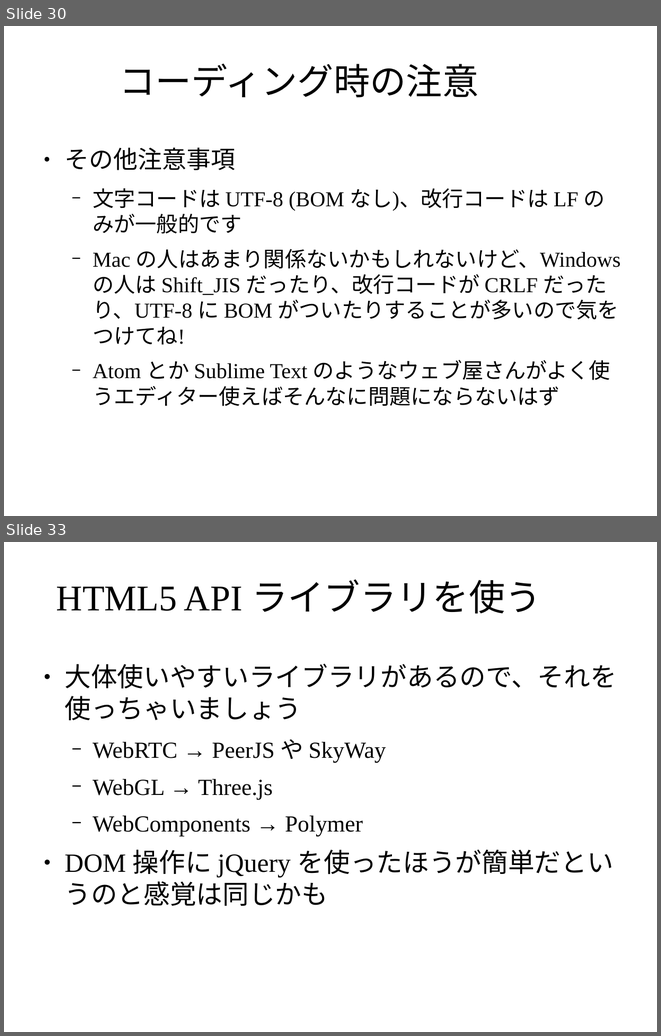
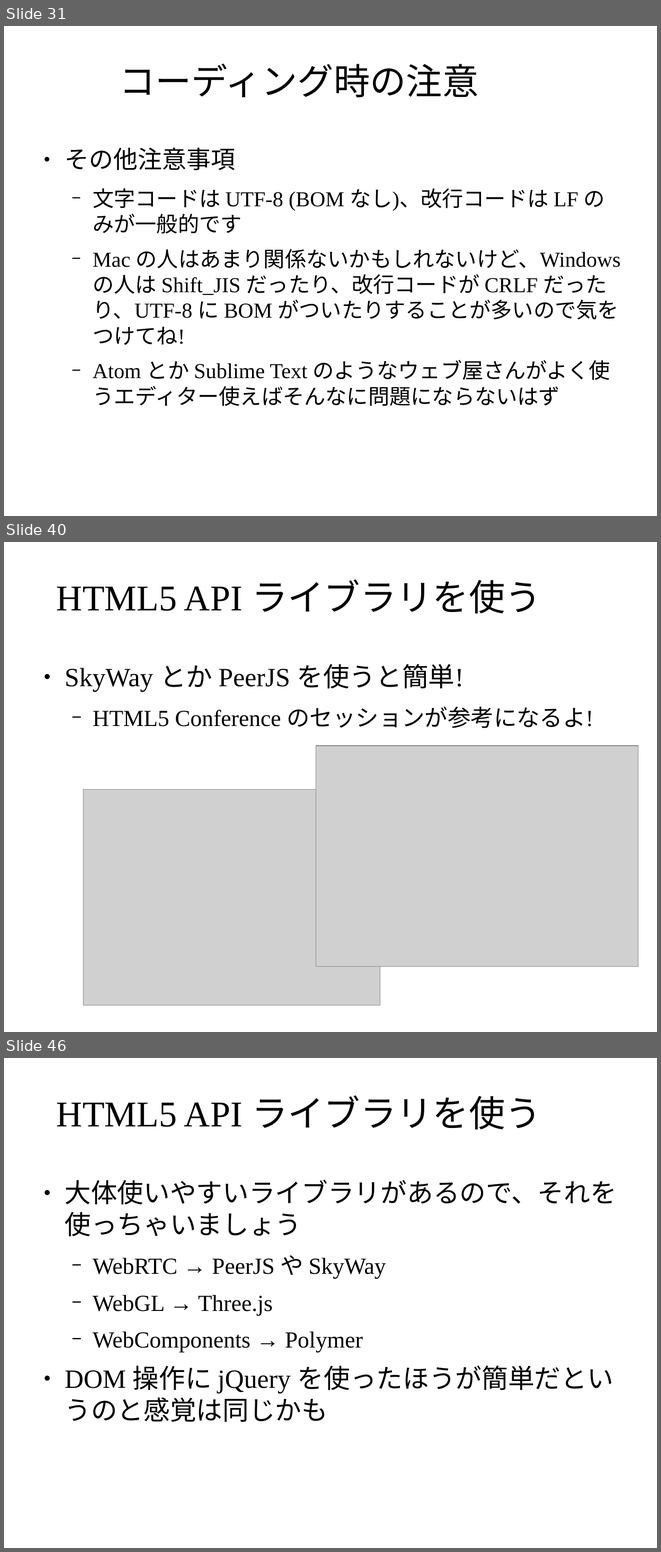
Before and after one commit to masakura/slides, a slide deck: html5jk#1/slide2.odp. Shown one above the other, each under a label of ours: slides 30 and 33 before the commit, slides 31, 40 and 46 after it; the slides between them are not shown. The pictures are 661x1036 and 661x1552 pixels, drawn with LibreOffice and Linux fonts; fonts in the diff are those of the drawing; grey boxes stand for pictures; background and template pictures are left out. Boxes give left, top, right and bottom in pixels: in the first picture for what was removed or moved away, otherwise in the second. Text is boxed around its words. In the diff, an @@ line names an element or a change of style, - is before the commit and + after.

Commit message:
第二章スライドをよりわかりやすく

```diff
--- a/html5jk#1/slide2.odp
+++ b/html5jk#1/slide2.odp
@@ slide 40 added at (4, 542, 657, 1032), background picture (left out) @@
@@ title added at (56, 579, 541, 614), 44 pt, text #000000 @@
+HTML5 API ライブラリを使う
@@ text added at (64, 664, 594, 728), 28 pt, text #000000 @@
+● SkyWay とか PeerJS を使うと簡単!
+  − HTML5 Conference のセッションが参考になるよ!
@@ picture added at (316, 746, 638, 967) @@
@@ picture added at (84, 789, 380, 1005) @@
@@ what was slide 30 is now slide 31 @@
@@ what was slide 33 is now slide 46 @@
```
Also in this commit, not shown: 5 slides changed, 18 other slides added.
